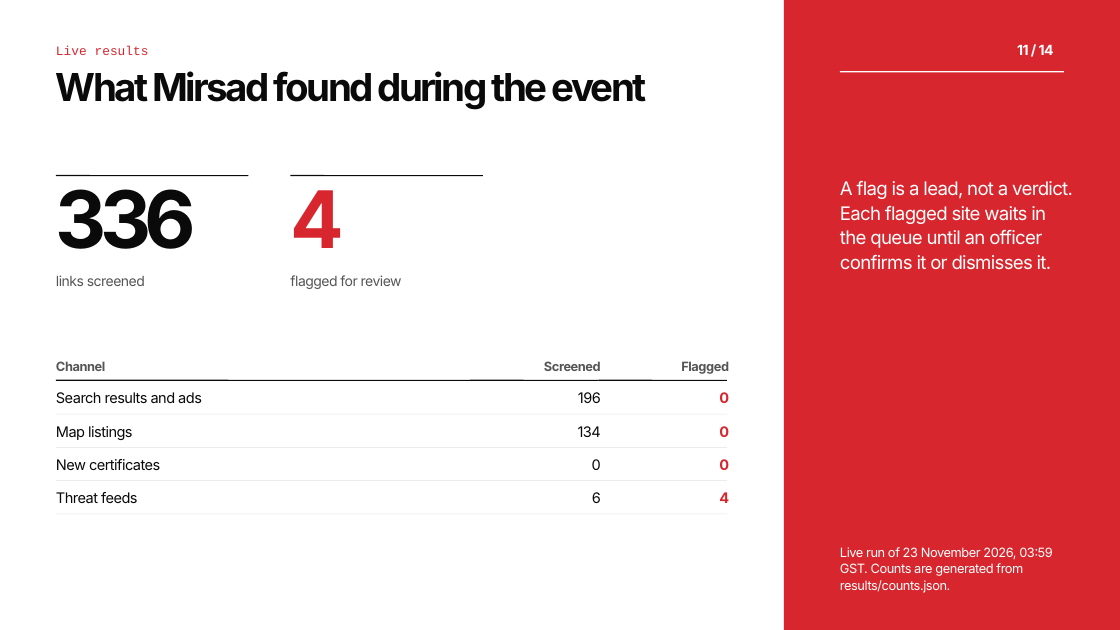
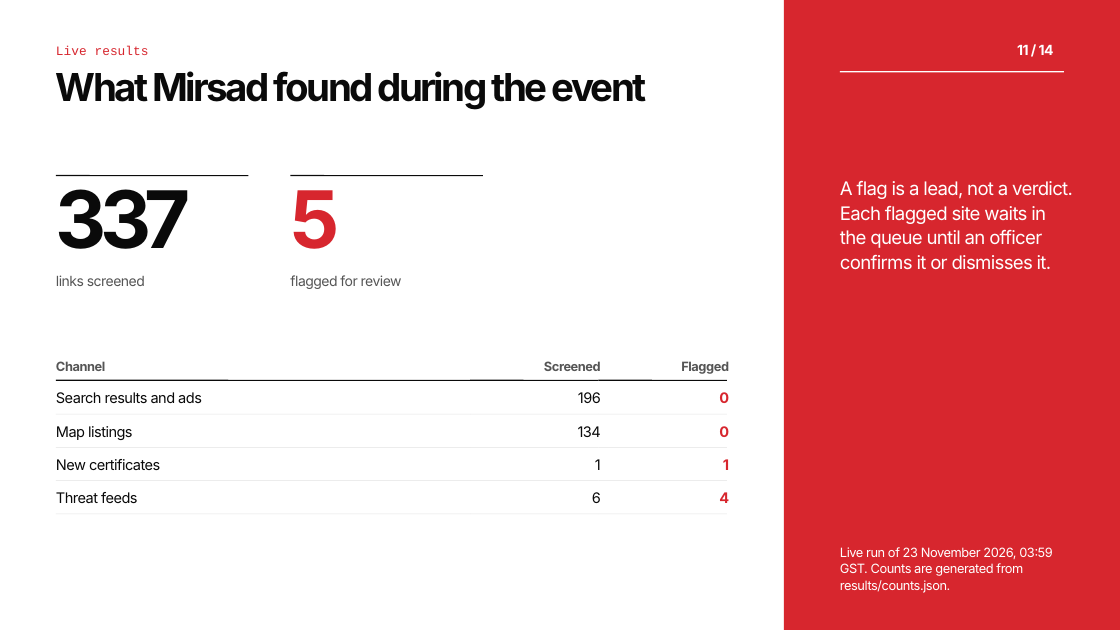
Before and after one commit to muhammet-tm/mirsad, a slide deck: slide 11 of deck/Mirsad_Deck.pptx. Drawn at 1120x630 pixels with LibreOffice and Linux fonts; fonts in the diff are those of the drawing. Boxes give left, top, right and bottom in pixels: in the first picture for what was removed or moved away, otherwise in the second. Text is boxed around its words. In the diff, an @@ line names an element or a change of style, - is before the commit and + after.

```diff
--- a/deck/Mirsad_Deck.pptx
+++ b/deck/Mirsad_Deck.pptx
@@ text at (56, 189, 191, 249): text changed @@
-336
+337
@@ text at (290, 190, 339, 249): text changed @@
-4
+5
@@ text at (595, 459, 601, 470): text changed @@
-0
+1
@@ text at (723, 459, 729, 470): text changed @@
-0
+1
```
Also in this commit, not shown: 1 other slide changed, 11 other files.
